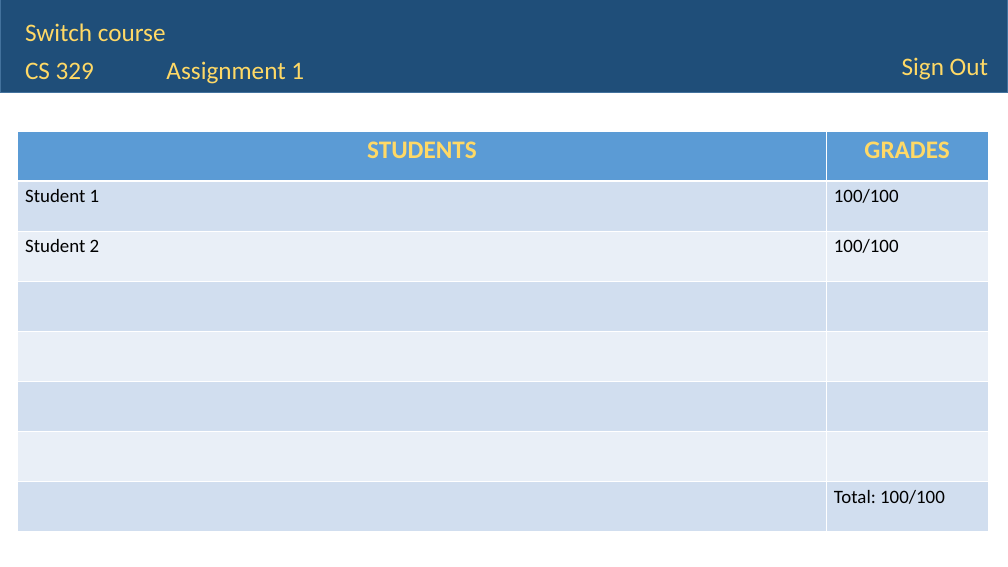
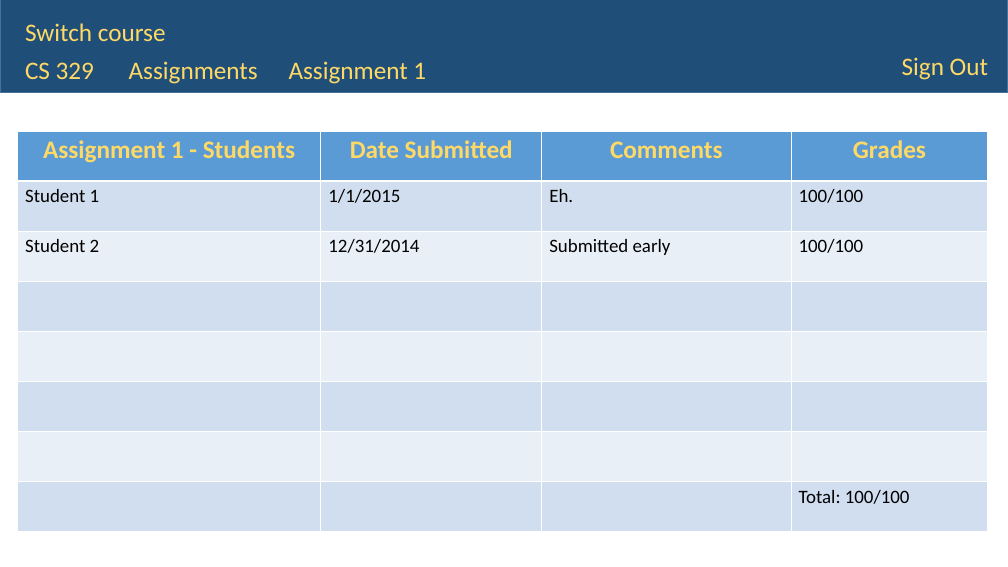
Before and after one commit to WVUP/Spring-2015, a slide deck: slide 8 of Assignments/Gradebook App PowerPont/Courtney Linville/Gradebook.pptx (slide 4 before the commit). Drawn at 1008x567 pixels with LibreOffice and Linux fonts; fonts in the diff are those of the drawing. Boxes give left, top, right and bottom in pixels: in the first picture for what was removed or moved away, otherwise in the second. Text is boxed around its words. In the diff, an @@ line names an element or a change of style, - is before the commit and + after.

```diff
--- a/Assignments/Gradebook App PowerPont/Courtney Linville/Gradebook.pptx
+++ b/Assignments/Gradebook App PowerPont/Courtney Linville/Gradebook.pptx
@@ text "Assignment 1": place and size @@
-text "Assignment 1" at (166, 61, 304, 84)
+text "Assignment 1" at (289, 61, 426, 84)
@@ text added at (129, 61, 258, 84), 24 pt, text #FFD966 @@
+Assignments
@@ table at (17, 131, 988, 532) @@
-column 1: STUDENTS | Student 1 | Student 2 |  |  |  |  | 
-column 2: GRADES | 100/100 | 100/100 |  |  |  |  | Total: 100/100
+column 1: Assignment 1 - Students | Student 1 | Student 2 |  |  |  |  | 
+column 2: Date Submitted | 1/1/2015 | 12/31/2014 |  |  |  |  | 
+column 3: Comments | Eh. | Submitted early |  |  |  |  | 
+column 4: Grades | 100/100 | 100/100 |  |  |  |  | Total: 100/100
```
Also in this commit, not shown: 3 other slides changed, 4 slides added.
